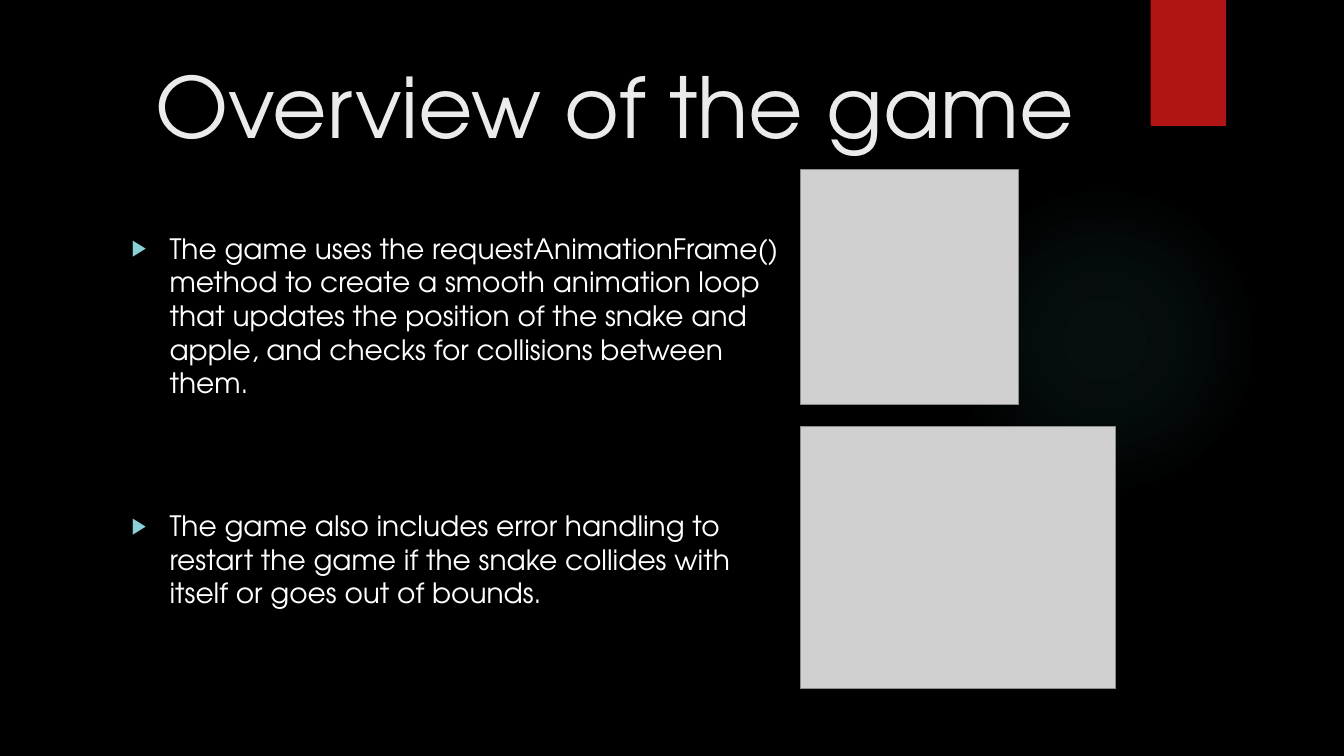
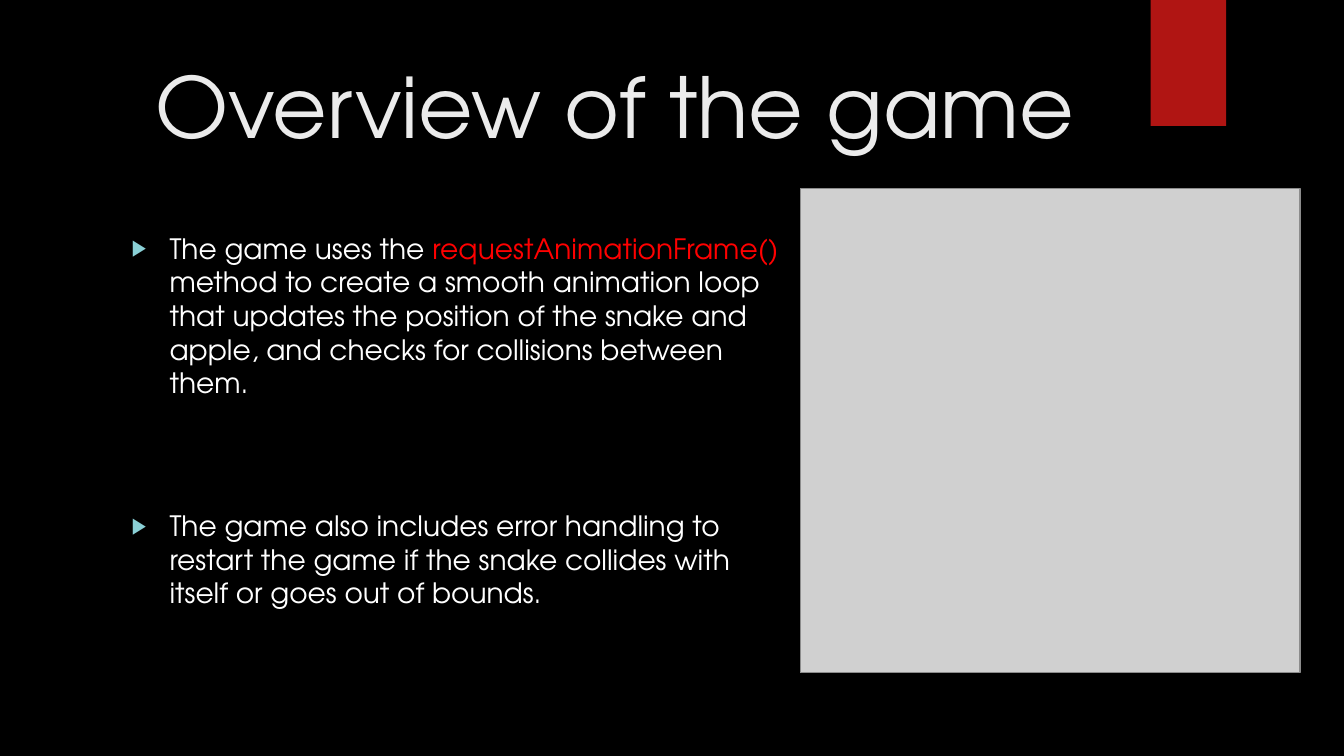
Before and after one commit to KhoaNguyen1804/Computer_Graphic_2023, a slide deck: slide 6 of Presentation.pptx. Drawn at 1344x756 pixels with LibreOffice and Linux fonts; fonts in the diff are those of the drawing; grey boxes stand for pictures; background and template pictures are left out. Boxes give left, top, right and bottom in pixels: in the first picture for what was removed or moved away, otherwise in the second. Text is boxed around its words. In the diff, an @@ line names an element or a change of style, - is before the commit and + after.

```diff
--- a/Presentation.pptx
+++ b/Presentation.pptx
@@ picture removed at (801, 169, 1019, 404) @@
@@ picture added at (801, 189, 1301, 674) @@
@@ text at (170, 238, 778, 394): text colour #FFFFFF to #FF0000 in "requestAnimationFrame()" @@
@@ picture removed at (801, 426, 1115, 689) @@
```
Also in this commit, not shown: 6 other slides changed, 1 slide added, 4 other files.
